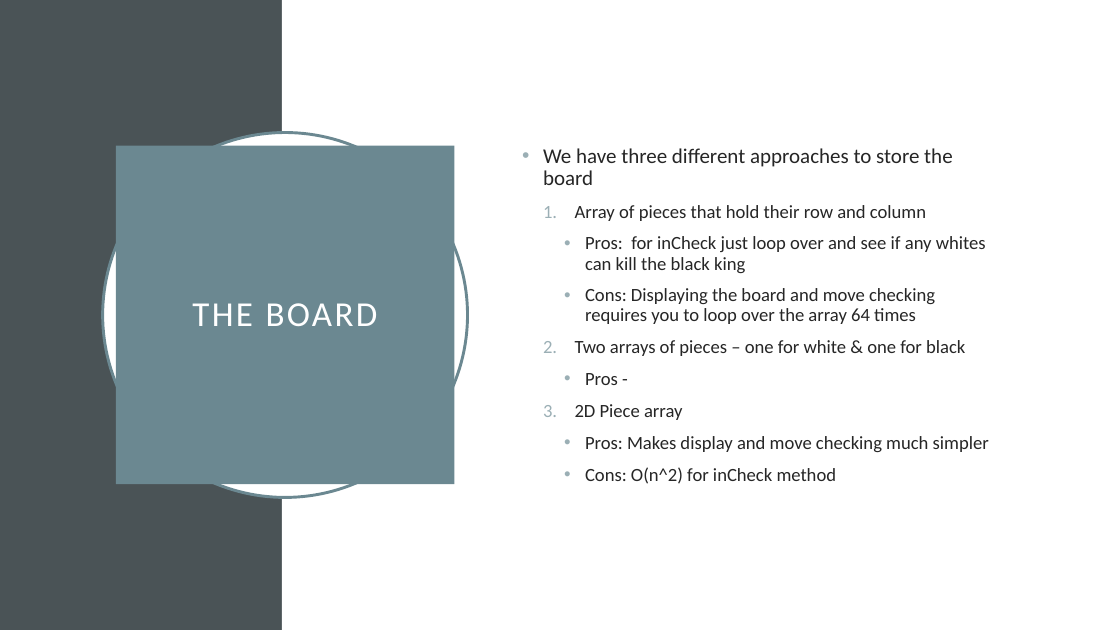
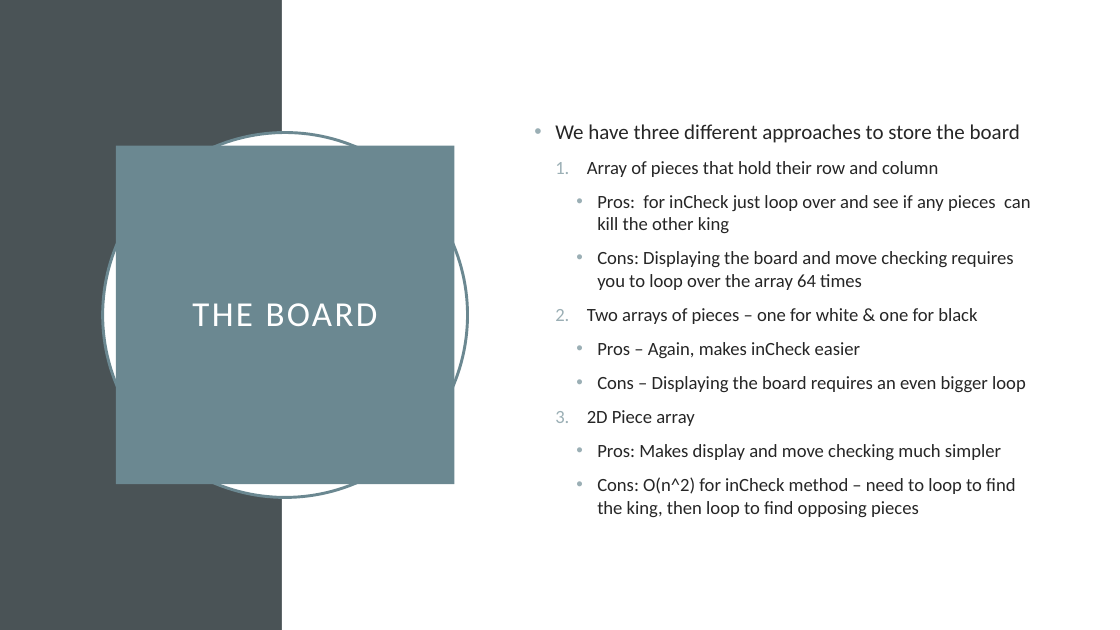
Before and after one commit to mo523/Chess, a slide deck: slide 19 of Adventures in Chess.pptx. Drawn at 1120x630 pixels with LibreOffice and Linux fonts; fonts in the diff are those of the drawing. Boxes give left, top, right and bottom in pixels: in the first picture for what was removed or moved away, otherwise in the second. Text is boxed around its words. In the diff, an @@ line names an element or a change of style, - is before the commit and + after.

Commit message:
added more slides

```diff
--- a/Adventures in Chess.pptx
+++ b/Adventures in Chess.pptx
@@ text "We have three different approaches ...": place and size @@
-text "We have three different approaches ..." at [543, 148, 989, 484]
+text "We have three different approaches ..." at [555, 124, 1030, 517]
@@ text at [555, 124, 1020, 460]: line spacing 0.9 to 1 @@
@@ text at [597, 195, 1030, 233]: text changed @@
-    • Pros: for inCheck just loop over and see if any whites can kill the black king
+    • Pros: for inCheck just loop over and see if any pieces can kill the other king
@@ text at [597, 342, 1026, 392]: text changed @@
-    • Pros -
+    • Pros – Again, makes inCheck easier
+    • Cons – Displaying the board requires an even bigger loop
@@ text at [597, 477, 1015, 517]: text changed @@
-    • Cons: O(n^2) for inCheck method
+    • Cons: O(n^2) for inCheck method – need to loop to find the king, then loop to find opposing pieces
```
Also in this commit, not shown: 3 other slides changed, 12 slides added, 1 slide removed.
